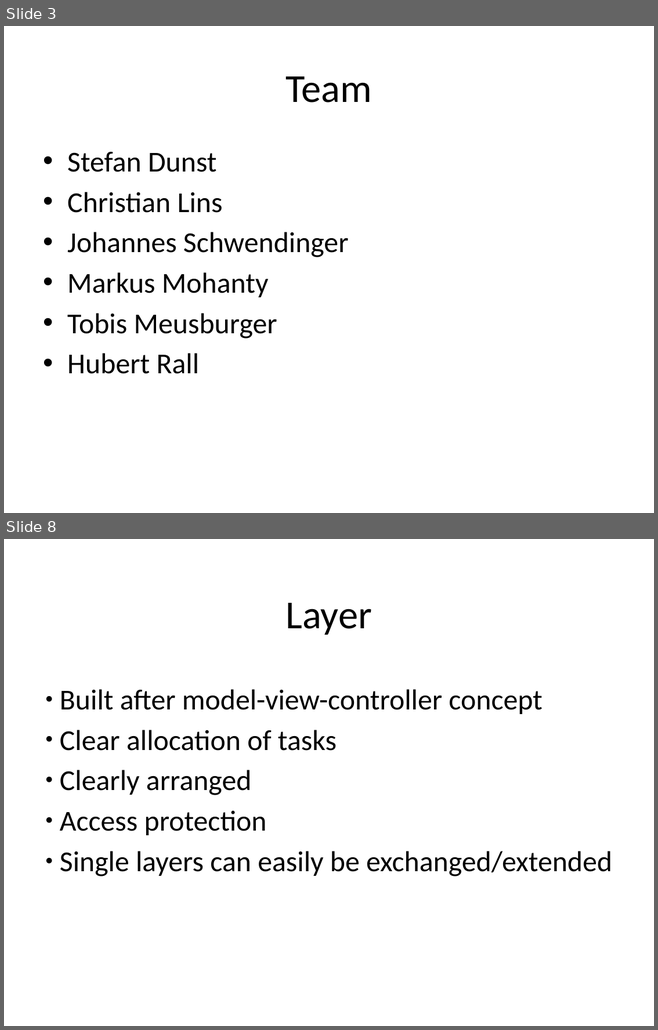
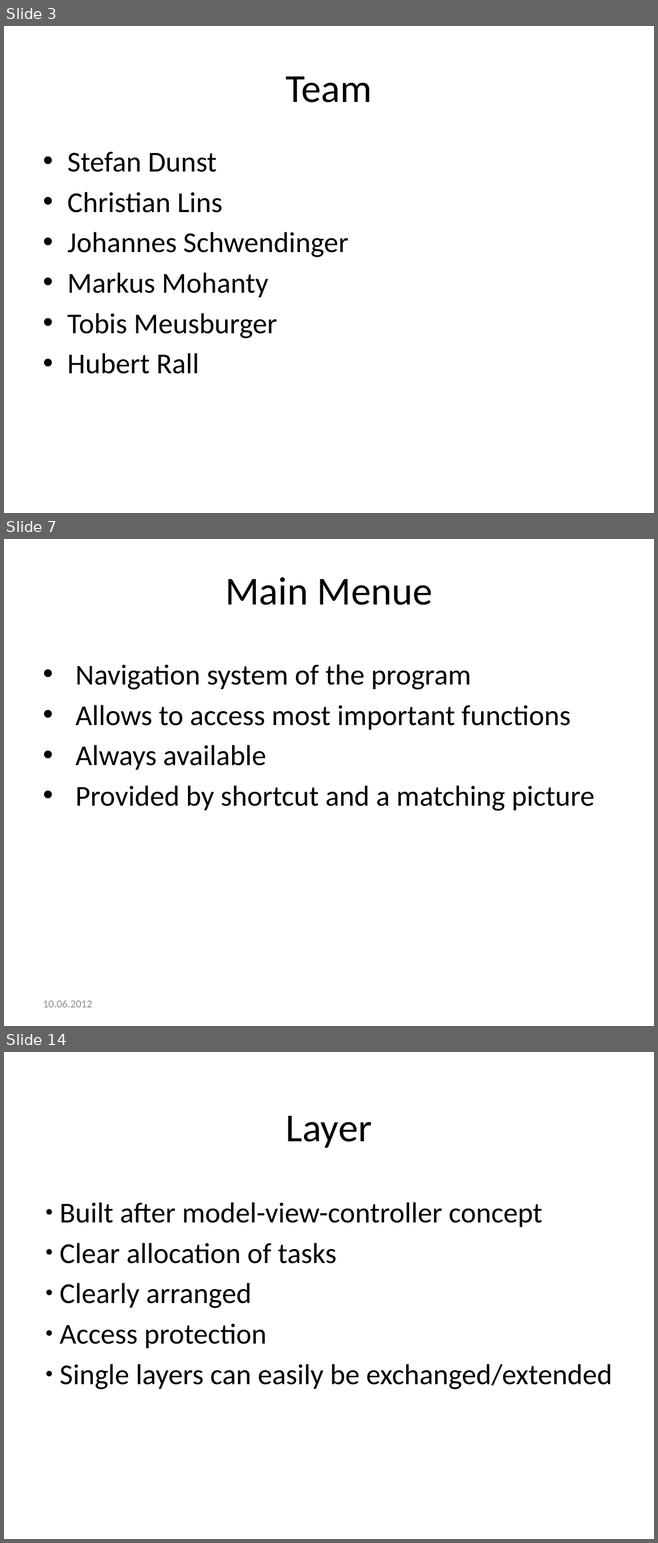
Before and after one commit to markusmo/HotelSoftware, a slide deck: Documentation/Praesentation/PresentationRoomanizer.pptx. Shown one above the other, each under a label of ours: slides 3 and 8 before the commit, slides 3, 7 and 14 after it; the slides between them are not shown. The pictures are 658x1030 and 658x1543 pixels, drawn with LibreOffice and Linux fonts; fonts in the diff are those of the drawing. Boxes give left, top, right and bottom in pixels: in the first picture for what was removed or moved away, otherwise in the second. Text is boxed around its words. In the diff, an @@ line names an element or a change of style, - is before the commit and + after.

```diff
--- a/Documentation/Praesentation/PresentationRoomanizer.pptx
+++ b/Documentation/Praesentation/PresentationRoomanizer.pptx
@@ slide 7 added at <box>4,539,654,1026</box>, background #FFFFFF @@
@@ text added at <box>225,577,432,605</box>, 44 pt, text #000000 @@
+Main Menue
@@ text added at <box>75,664,594,811</box>, 32 pt, text #000000 @@
+• Navigation system of the program
+• Allows to access most important functions
+• Always available
+• Provided by shortcut and a matching picture
@@ text added at <box>43,1000,92,1008</box>, 12 pt, text #8C8C8C @@
+10.06.2012
@@ what was slide 8 is now slide 14 @@
```
Also in this commit, not shown: 2 slides changed, 9 other slides added, 4 slides removed, 1 other file.
